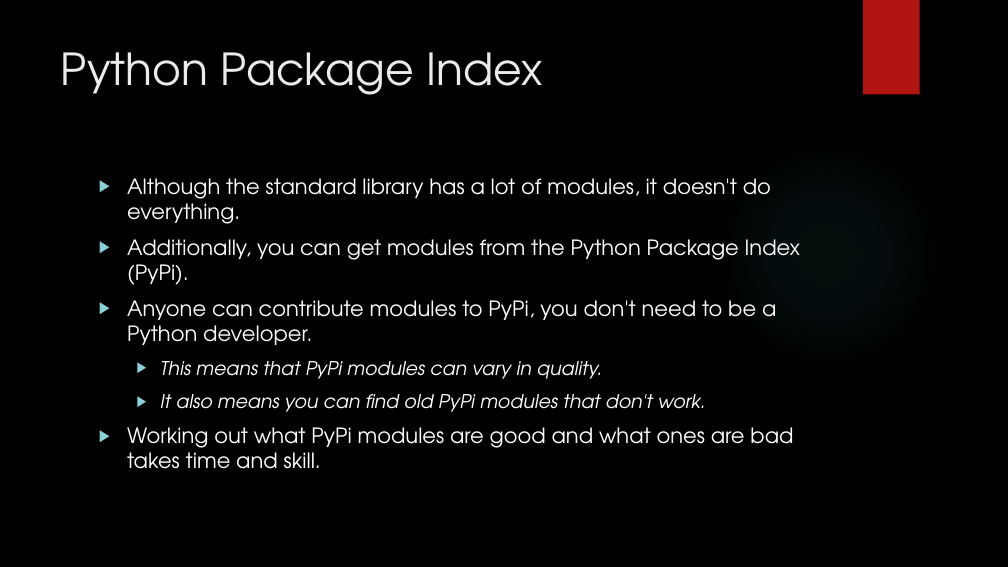
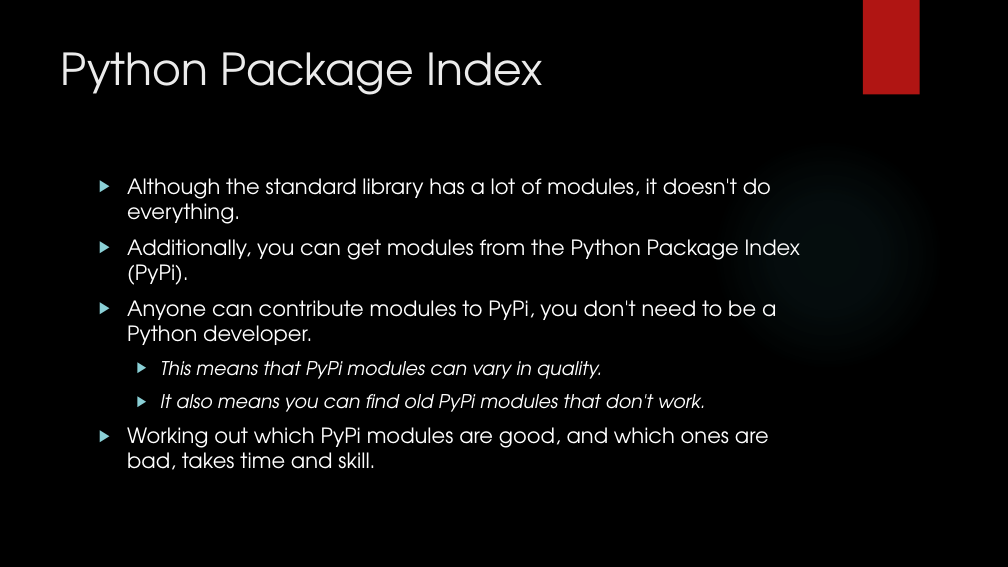
Before and after one commit to davidgroves/DGM_Tutorials, a slide deck: slide 5 of week6/week6.pptx. Drawn at 1008x567 pixels with LibreOffice and Linux fonts; fonts in the diff are those of the drawing; background and template pictures are left out. Boxes give left, top, right and bottom in pixels: in the first picture for what was removed or moved away, otherwise in the second. Text is boxed around its words. In the diff, an @@ line names an element or a change of style, - is before the commit and + after.

```diff
--- a/week6/week6.pptx
+++ b/week6/week6.pptx
@@ text at [127,427,769,470]: text changed @@
-▶ Working out what PyPi modules are good and what ones are bad takes time and skill.
+▶ Working out which PyPi modules are good, and which ones are bad, takes time and skill.
```
Also in this commit, not shown: 9 other slides changed, 1 other file.
